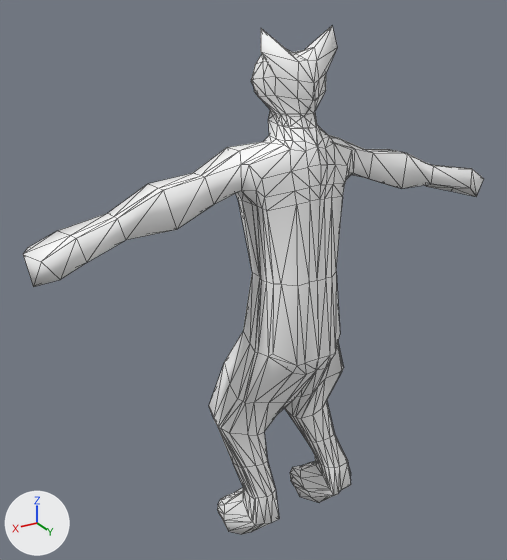
Two versions of the glTF model snake_run_2/level_data/source_fox.glb, one commit apart.
Both versions are drawn from a 50 mm lens placed at (1.44, 2.13, 2.29), pointed at (0.09, -0.12, 1.16). The lights are fixed; the arrows at lower left show +X, +Y and +Z. The picture after the commit comes second. Mesh edges are drawn as thin lines. Where no turn or scale is listed for an object, it has been applied to the vertices. Vertices at exactly the same position are counted once.
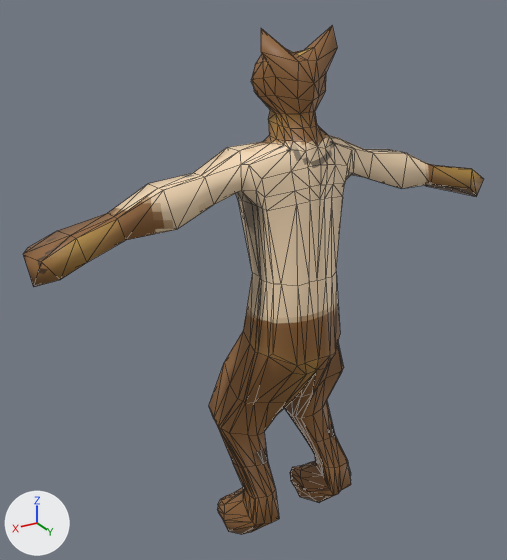
Boxes (x1, y1, x2, y2) around the edits, measured in the pictures (507 x 560 px; the box of a moved part takes in the faces that stretch with it):
part 1 of me_cube_003, moved or reshaped
    both: (259, 80, 459, 186)
part 2 of me_cube_003, recoloured (white to beige)
    both: (23, 26, 484, 535)

The edits, one by one:
Picture 'Fox' (img_fox) is new.
Material 'fox_material' (mat_fox_material) is new.
Its texture is img_fox.
me_cube_003 is used by ob_cube_001; location (0.0, 0.002, 0.003).
me_cube_003 had 554 vertices, 1050 faces and spanned x -1.01..0.99, y -0.26..0.21, z 0.0..2.13.
me_cube_003 now has 508 vertices, 1012 faces and spans x -1.01..0.99, y -0.26..0.21, z 0.0..2.13.
Part 1, on me_cube_003:
37 vertices are removed from x -0.71..0.06, y -0.09..0.15, z 1.48..1.9.
98 faces are deleted.
1 vertex moves within x 0.05, y 0.06, z 1.8.
3 vertices are added at (-0.01, 0.11, 1.8), (-0.01, 0.09, 1.85), (-0.01, 0.11, 1.9).
76 new faces join them.
me_cube_003 part 2: 936 faces spanning x -1.01..0.99, y -0.26..0.21, z 0.0..2.13 switch from mat_material_001 (white #ffffff) to mat_fox_material (picture img_fox).
Other edits to the shape of me_cube_003 do not show in these pictures.
